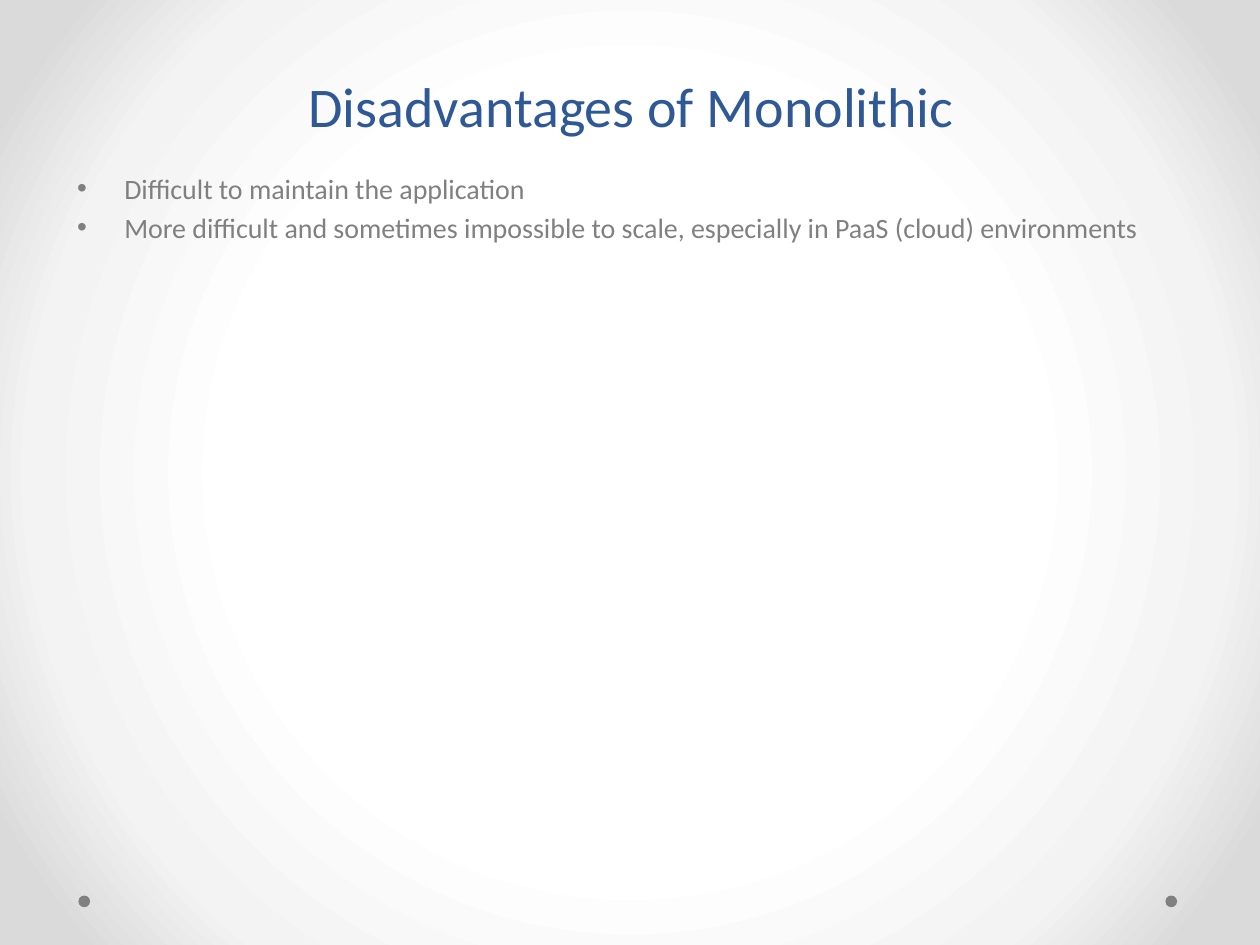
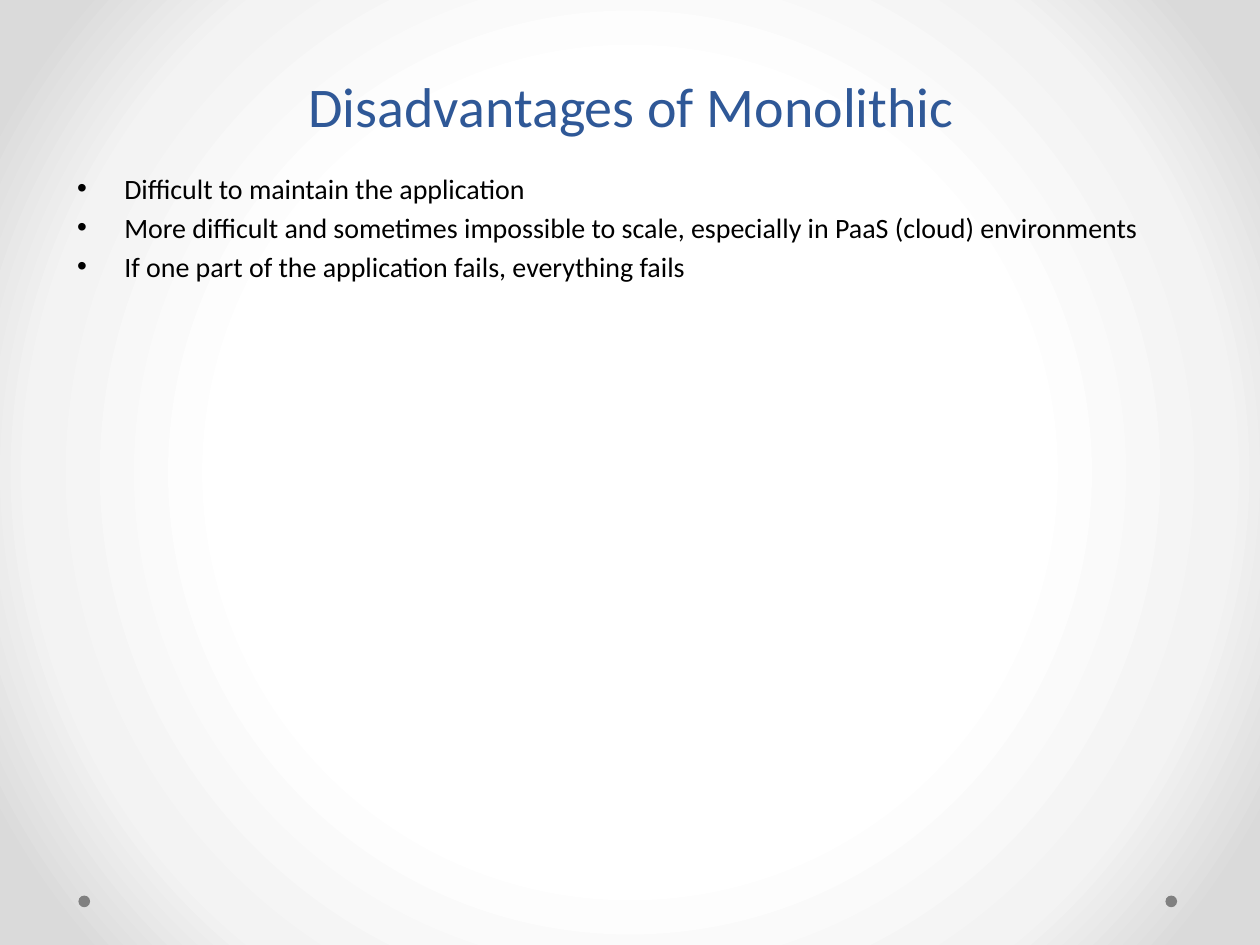
Before and after one commit to notionquest/ProjectDocumentation, a slide deck: slide 4 of MicroServices.pptx. Drawn at 1260x945 pixels with LibreOffice and Linux fonts; fonts in the diff are those of the drawing. Boxes give left, top, right and bottom in pixels: in the first picture for what was removed or moved away, otherwise in the second. Text is boxed around its words. In the diff, an @@ line names an element or a change of style, - is before the commit and + after.

```diff
--- a/MicroServices.pptx
+++ b/MicroServices.pptx
@@ text at (124,179,1137,243): text colour #808080 to #000000 in "Difficult to maintain the application", "More difficult and sometimes impossible to scale, ..." @@
@@ text at (124,257,685,282): paragraph added @@
+• If one part of the application fails, everything fails
```
Also in this commit, not shown: 7 other slides changed, 4 slides added.
